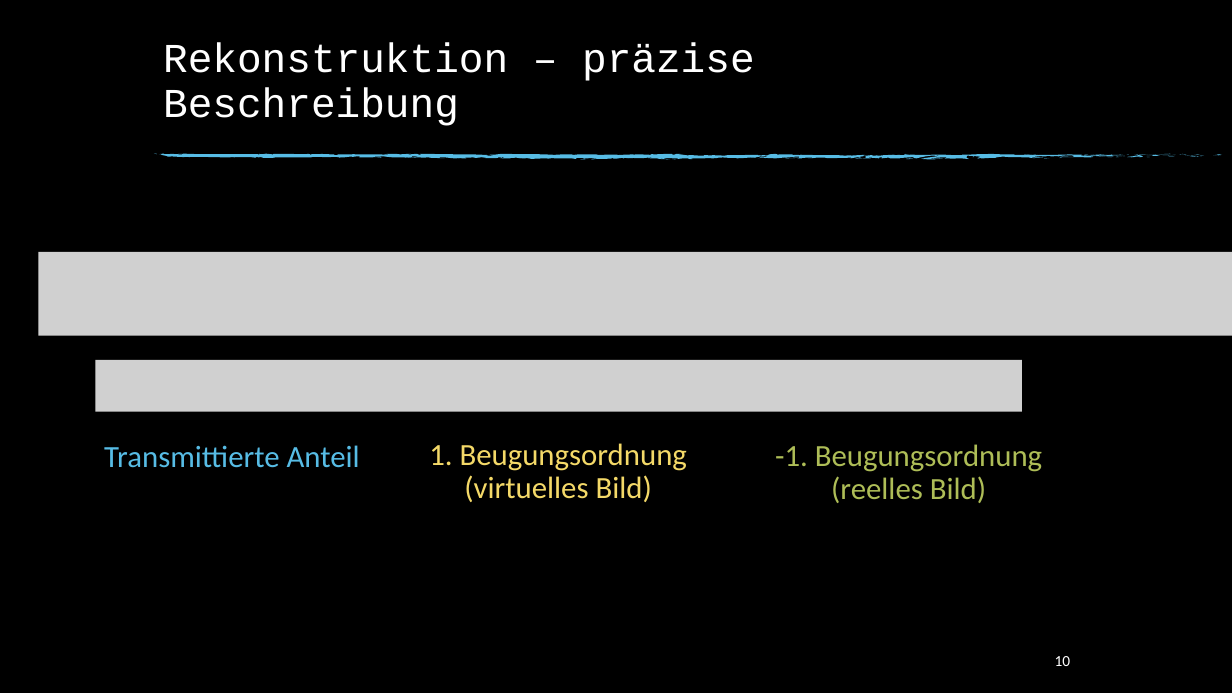
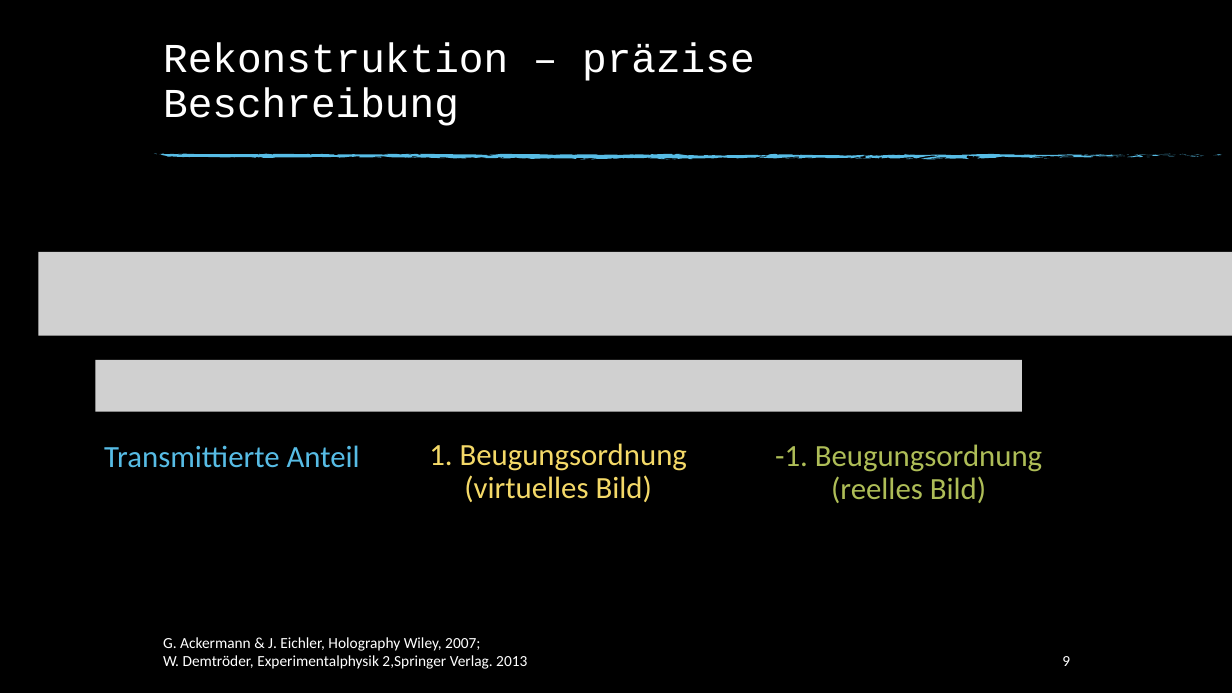
Before and after one commit to beckstev/presentations, a slide deck: slide 9 of holography/holography_presentation.pptx (slide 10 before the commit). Drawn at 1232x693 pixels with LibreOffice and Linux fonts; fonts in the diff are those of the drawing; grey boxes stand for pictures; background and template pictures are left out. Boxes give left, top, right and bottom in pixels: in the first picture for what was removed or moved away, otherwise in the second. Text is boxed around its words. In the diff, an @@ line names an element or a change of style, - is before the commit and + after.

```diff
--- a/holography/holography_presentation.pptx
+++ b/holography/holography_presentation.pptx
@@ text added at box(163, 637, 527, 669), 12 pt, text #FFFFFF @@
+G. Ackermann & J. Eichler, Holography Wiley, 2007;
+W. Demtröder, Experimentalphysik 2,Springer Verlag. 2013
@@ page number at box(1062, 656, 1070, 666): text changed @@
-10
+9
```
Also in this commit, not shown: 4 other slides changed, 7 slides added, 1 slide removed.
